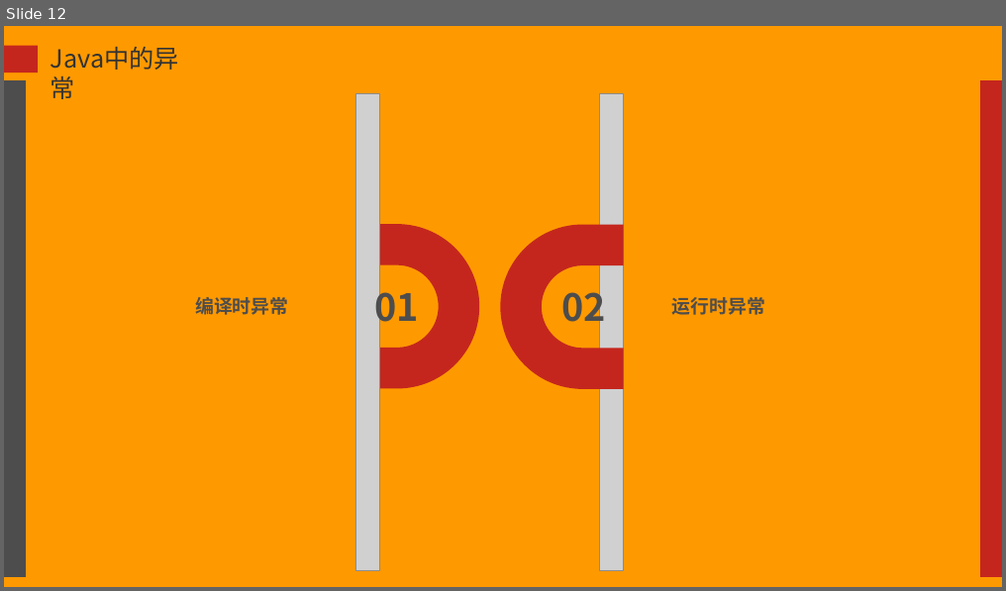
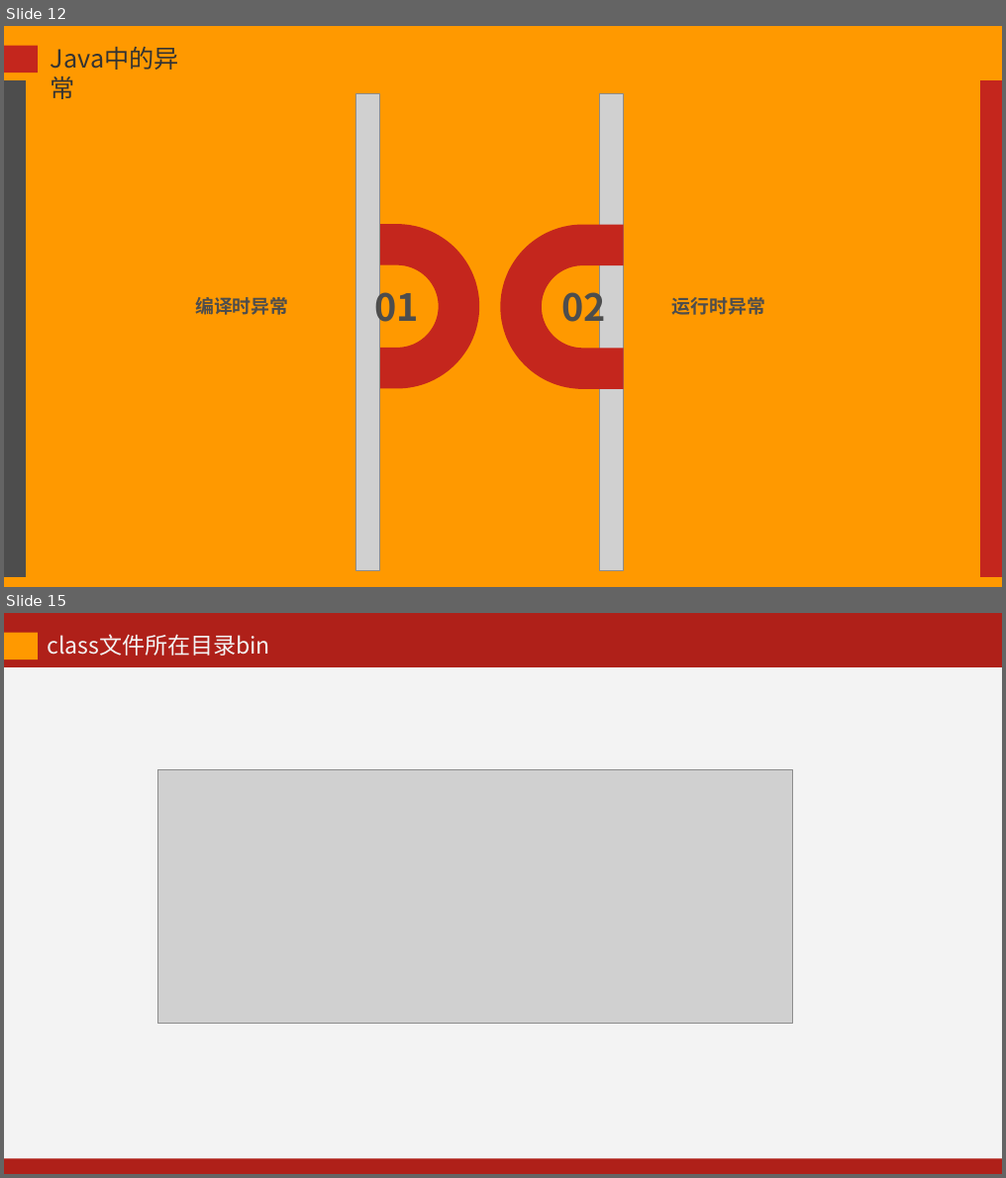
Before and after one commit to kevinjoyce/JavaCourseWare, a slide deck: PPT/每次课PPT/04 面向对象（下）-2.pptx. Shown one above the other, each under a label of ours: slide 12 before the commit, slides 12 and 15 after it; the slides between them are not shown. The pictures are 1006x591 and 1006x1178 pixels, drawn with LibreOffice and Linux fonts; fonts in the diff are those of the drawing; grey boxes stand for pictures; background and template pictures are left out. Boxes give left, top, right and bottom in pixels: in the first picture for what was removed or moved away, otherwise in the second. Text is boxed around its words. In the diff, an @@ line names an element or a change of style, - is before the commit and + after.

```diff
--- a/PPT/每次课PPT/04 面向对象（下）-2.pptx
+++ b/PPT/每次课PPT/04 面向对象（下）-2.pptx
@@ slide 15 added at (x1=4, y1=613, x2=1002, y2=1174), background #AF2019 @@
@@ rectangle added at (x1=4, y1=633, x2=38, y2=660), fill #FF9900 @@
@@ text added at (x1=47, y1=634, x2=270, y2=656), 22 pt, text #F3F3F3 @@
+class文件所在目录bin
@@ rectangle added at (x1=4, y1=667, x2=1002, y2=1158), fill #F3F3F3 @@
@@ picture added at (x1=158, y1=770, x2=793, y2=1024) @@
```
Also in this commit, not shown: 2 slides changed, 8 other slides added, 15 slides removed, 33 other files.
